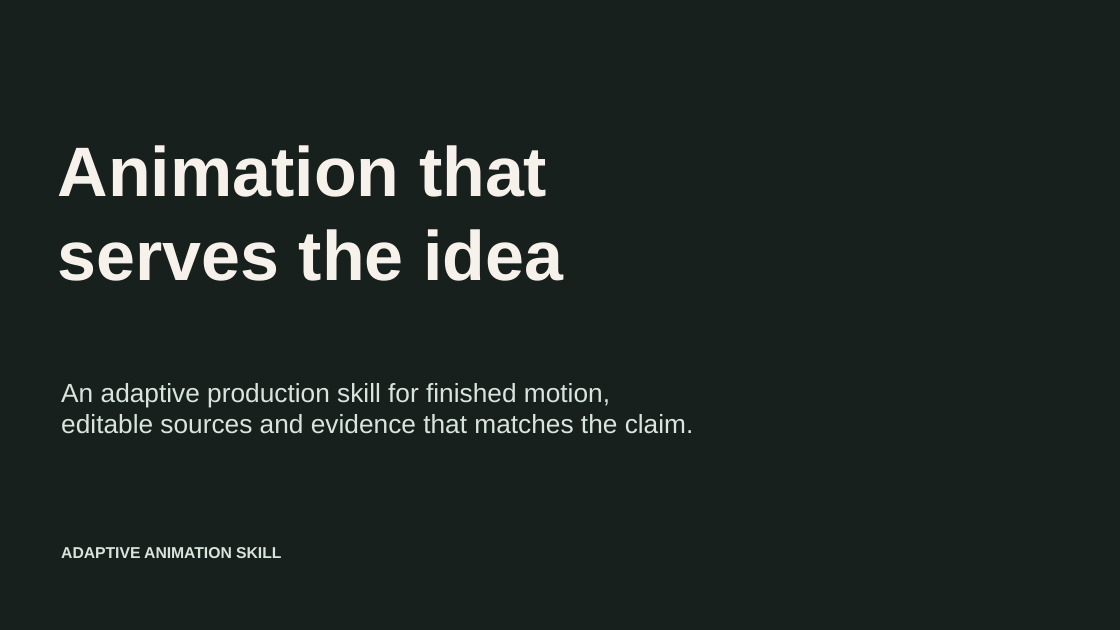
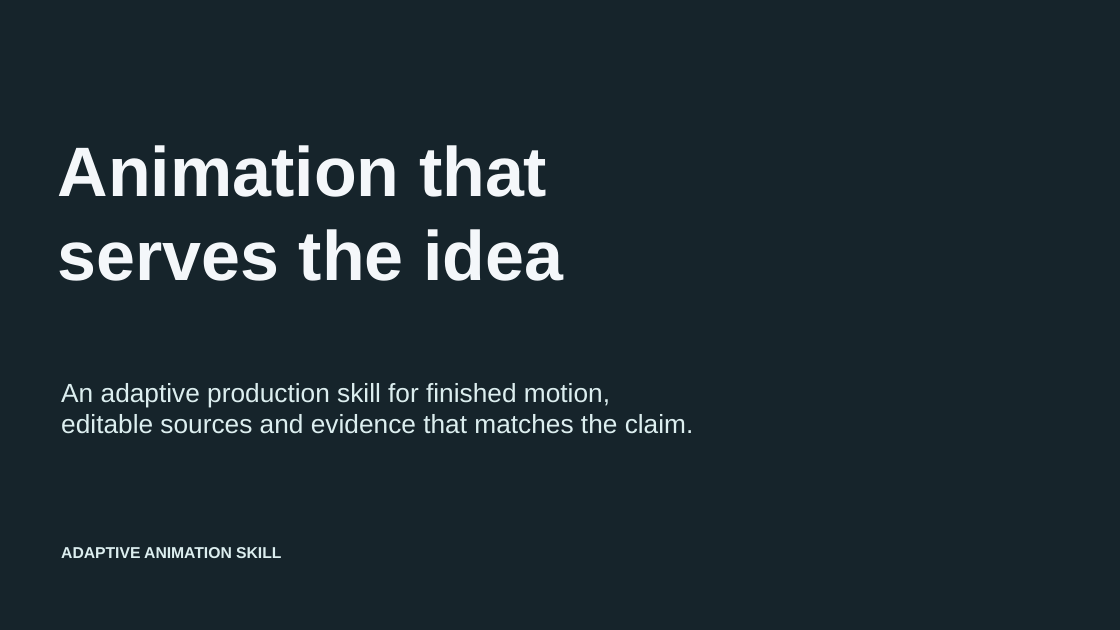
Before and after one commit to nazeeh111/adaptive-animation-skill, a slide deck: slide 1 of animation/docs/presentation.pptx. Drawn at 1120x630 pixels with LibreOffice and Linux fonts; fonts in the diff are those of the drawing. Boxes give left, top, right and bottom in pixels: in the first picture for what was removed or moved away, otherwise in the second. Text is boxed around its words. In the diff, an @@ line names an element or a change of style, - is before the commit and + after.

```diff
--- a/animation/docs/presentation.pptx
+++ b/animation/docs/presentation.pptx
@@ background #18201E to #16242B @@
@@ text "Animation that" at <box>58,145,563,281</box>: text colour #F6F2EB to #F4F7FA @@
@@ text "An adaptive production skill for ..." at <box>61,383,694,434</box>: text colour #D7E5DC to #DCEEEF @@
@@ text "ADAPTIVE ANIMATION SKILL" at <box>61,547,281,558</box>: text colour #D7E5DC to #DCEEEF @@
```
Also in this commit, not shown: 7 other slides changed, 8 other files.
